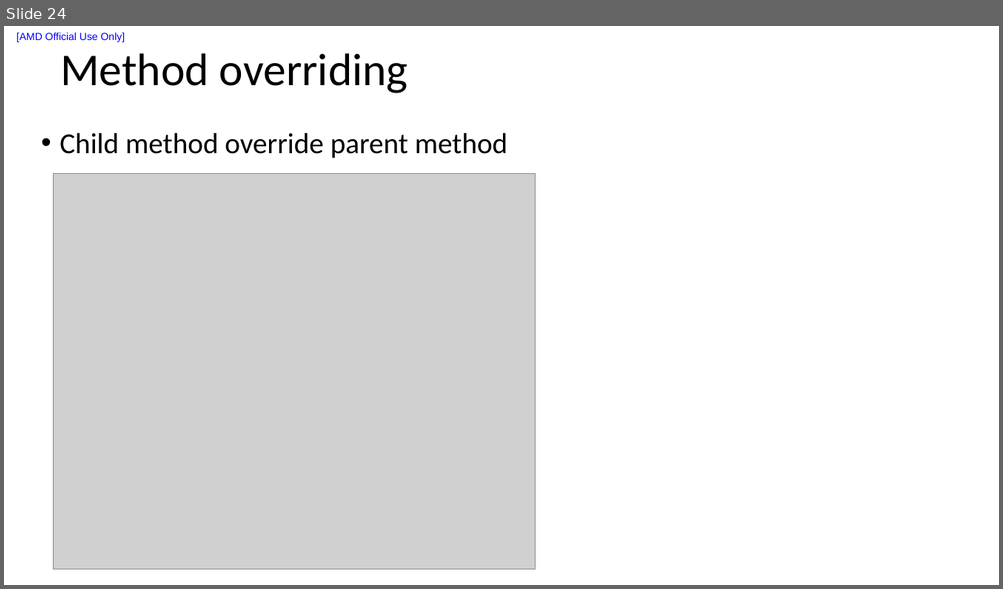
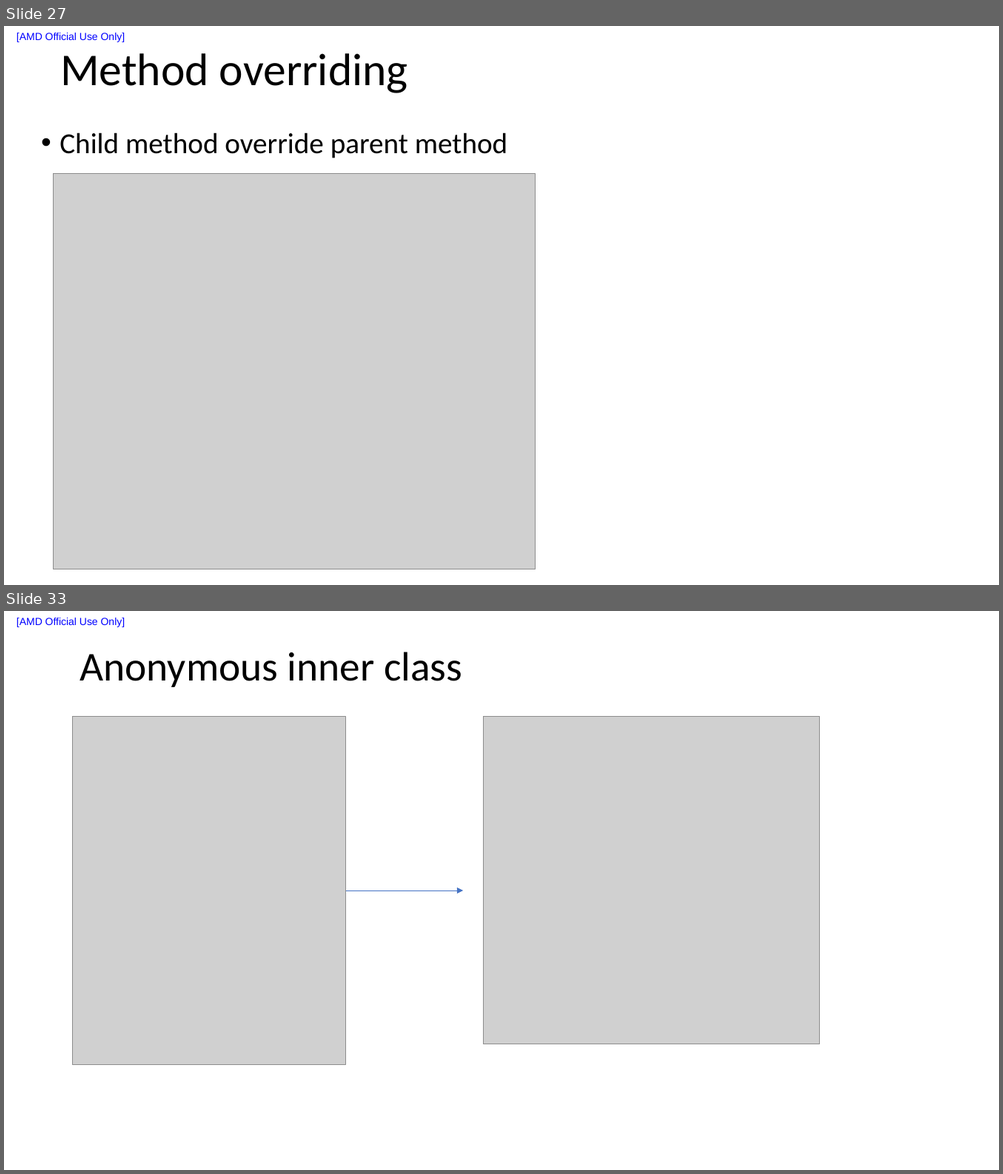
Before and after one commit to liuxu-github-ui/Java, a slide deck: Youtube_tutorial/Notes.pptx. Shown one above the other, each under a label of ours: slide 24 before the commit, slides 27 and 33 after it; the slides between them are not shown. The pictures are 1003x589 and 1003x1174 pixels, drawn with LibreOffice and Linux fonts; fonts in the diff are those of the drawing; grey boxes stand for pictures. Boxes give left, top, right and bottom in pixels: in the first picture for what was removed or moved away, otherwise in the second. Text is boxed around its words. In the diff, an @@ line names an element or a change of style, - is before the commit and + after.

```diff
--- a/Youtube_tutorial/Notes.pptx
+++ b/Youtube_tutorial/Notes.pptx
@@ slide 33 added at box(4, 611, 999, 1170), background #FFFFFF; not listed: 1 template element that a slide beside it also shows @@
@@ title added at box(79, 652, 462, 687), 39.6 pt, text #000000 @@
+Anonymous inner class
@@ picture added at box(73, 717, 347, 1065) @@
@@ picture added at box(483, 717, 819, 1045) @@
@@ arrow added from (346, 891) to (463, 891), #4472C4 0.5 pt @@
@@ what was slide 24 is now slide 27 @@
```
Also in this commit, not shown: 1 slide changed, 12 other slides added, 3 other files.
